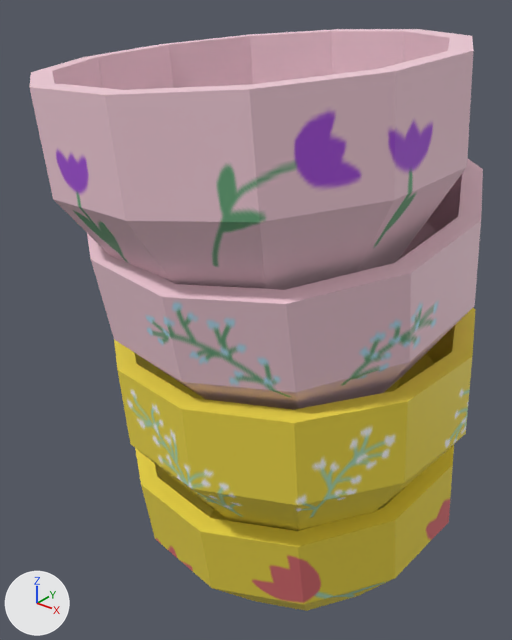
An edit to the glTF model assets/pilebole.glb, drawn before and after from the same camera.
Rendered twice from a 50 mm lens placed at (0.331, -0.712, 0.288), pointed at (-0.025, -0.268, 0.012). Lighting does not change. The marker at lower left points along +X, +Y and +Z. Where no turn or scale is listed for an object, it has been applied to the vertices. Vertices at the same position are counted once.

The first picture shows 'node_id3'.
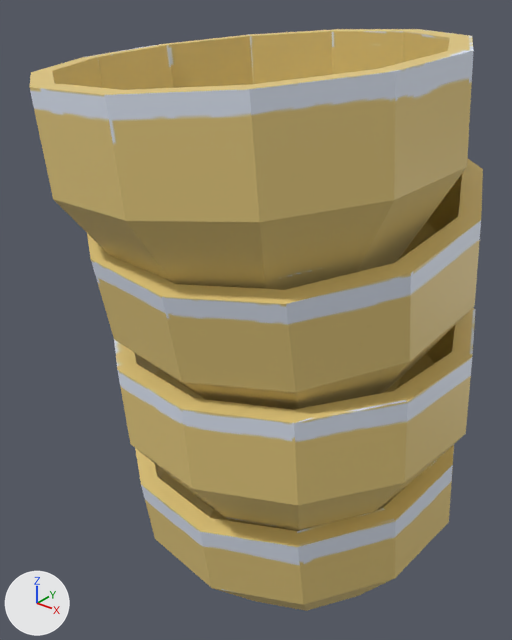
Where the change shows, as pixel boxes [x1, y1, x2, y2] in the pictures (512 x 640 px):
'node_id3', surface changed: [29, 29, 483, 611] in both

What changed in the scene script:
```text
Add img_pile_bole:
    img_pile_bole = load_image('pile bole', '_unpacked/pile_bole', 1024, 1024, 'sRGB')
Change mat_56:
    where n7 = _N.new('ShaderNodeTexImage'); n7.name = 'Image Texture'
    remove n8 = _N.new('ShaderNodeTexImage'); n8.name = 'Image Texture.001'
    remove n8.image = img_image_1
    n7.image: img_image_0 -> img_pile_bole
    where n0 = _N.new('ShaderNodeBsdfPrincipled'); n0.name = 'Principled BSDF'
    remove _L.new(n8.outputs[0], n0.inputs[14])  # 'Color' to 'Specular Tint'
Change me_mesh_id4:
    where me_mesh_id4.from_pydata(...)  # 288 vertices, 560 faces; spans x -0.165..0.166, y -0.195..0.183, z -0.266..0.252
    used by ob_node_id3; location = (0.0, -0.255, -0.002)
    me_mesh_id4 part 1: texture (UV) coordinates of 560 of 560 faces, centred in x -0.16..0.161, y -0.189..0.176, z -0.259..0.251, changed; they spanned u 0.0..1.0, v 0.12..1.0 and now span u 0.0..1.0, v 0.0..1.0
```
